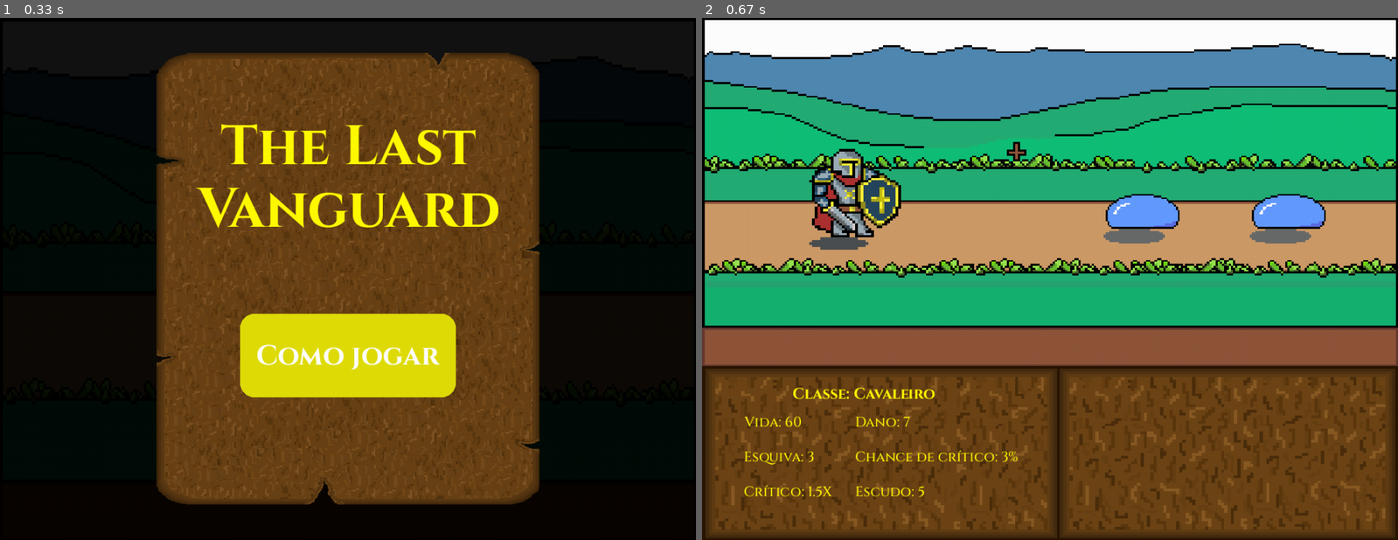
Above: before the commit, frames 1-2 (left to right).
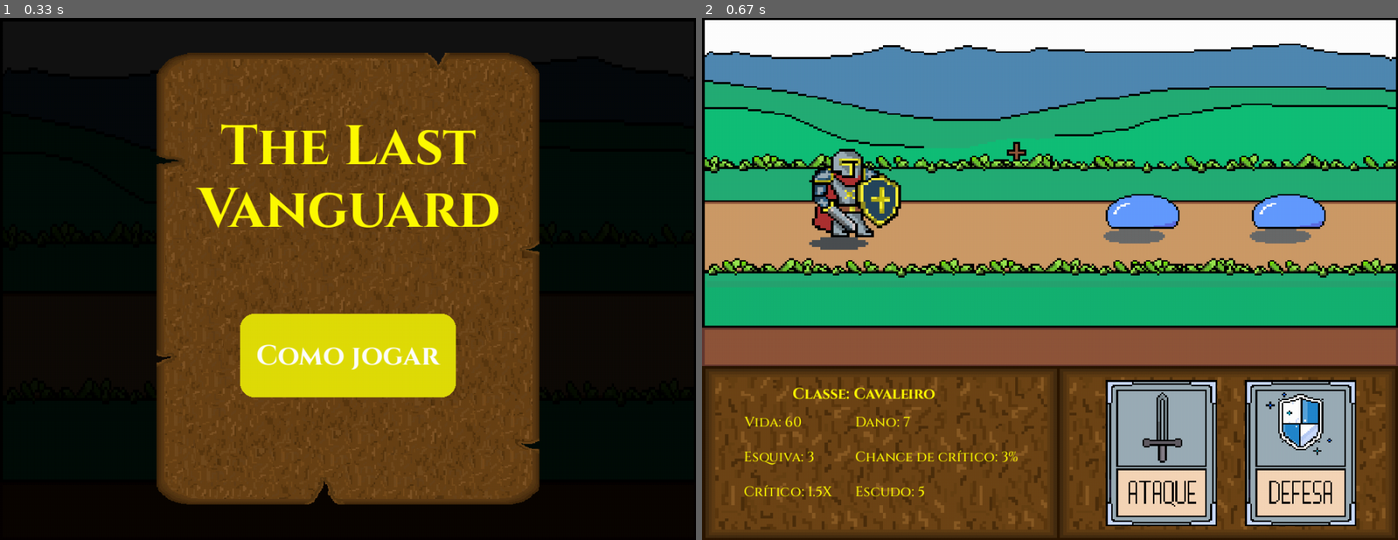
Above: after the commit, the same moments.

Repository: HenrykGabriel/Jogo-de-turno-Pygame
Game: pygame game, started from main.py
The game is run twice, just before and just after one commit, with the same random seed, the same clock (stepped at 60 frames per second) and the same inputs.
Inputs (mouse positions are in pixels of both pictures, inside the frame that each line leads up to):
- Up to frame 1 (0.33 s): no input
- Up to frame 2 (0.67 s): click (1050, 419) at 0.38 s

Frame 1 is identical in both runs. In frame 2, 9.0% of the frame differs, in the area x 58-94%, y 69-98%.

Commit message:
coloquei as cartas de ataque e defesa no combate

Diff:
--- a/combate.py
+++ b/combate.py
@@ -98,6 +98,24 @@
                             self.painel_rect.left + 220,
                             self.painel_rect.top + 180
                         ))
+        # CARTAS ---------------------------------------
+        self.larg_cartas = 160
+        self.alt_cartas = self.alt_painel - 40
+        self.img_carta_ataque = pygame.image.load("assets/cartas/carta_ataque.png").convert_alpha()
+        self.carta_ataque = pygame.transform.scale(self.img_carta_ataque, (self.larg_cartas, self.alt_cartas))
+        self.carta_ataque_rect = self.carta_ataque.get_rect(
+                    midleft=(
+                            self.painel_rect.centerx + 80,
+                            self.painel_rect.centery
+                        ))
+
+        self.img_carta_defesa = pygame.image.load("assets/cartas/carta_defesa.png").convert_alpha()
+        self.carta_defesa = pygame.transform.scale(self.img_carta_defesa, (self.larg_cartas, self.alt_cartas))
+        self.carta_defesa_rect = self.carta_defesa.get_rect(
+                    midleft=(
+                            self.painel_rect.centerx + 80 + self.larg_cartas + 40,
+                            self.painel_rect.centery
+                        ))
 
 
     def comecar(self, janela, inimigos, jogador, eventos, cenario_atual):
@@ -118,6 +136,8 @@
             inimigo.draw(janela)
 
         self.draw_atributos(janela)
+
+        self.draw_cartas(janela)
 
     def posicionar_inimigos(self):
 
@@ -145,3 +165,9 @@
         janela.blit(self.jogador_critico, self.jogador_critico_rect)
 
         janela.blit(self.jogador_escudo, self.jogador_escudo_rect)
+
+    def draw_cartas(self, janela):
+
+        janela.blit(self.carta_ataque, self.carta_ataque_rect)
+
+        janela.blit(self.carta_defesa, self.carta_defesa_rect)
